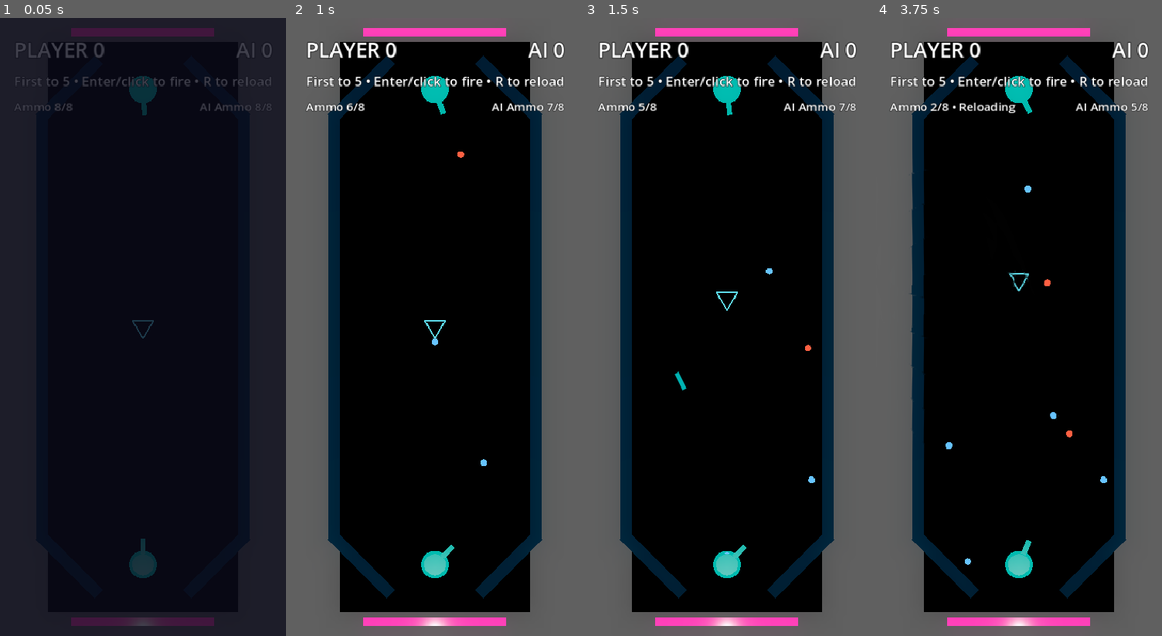
Above: before the commit, frames 1-4 (left to right).
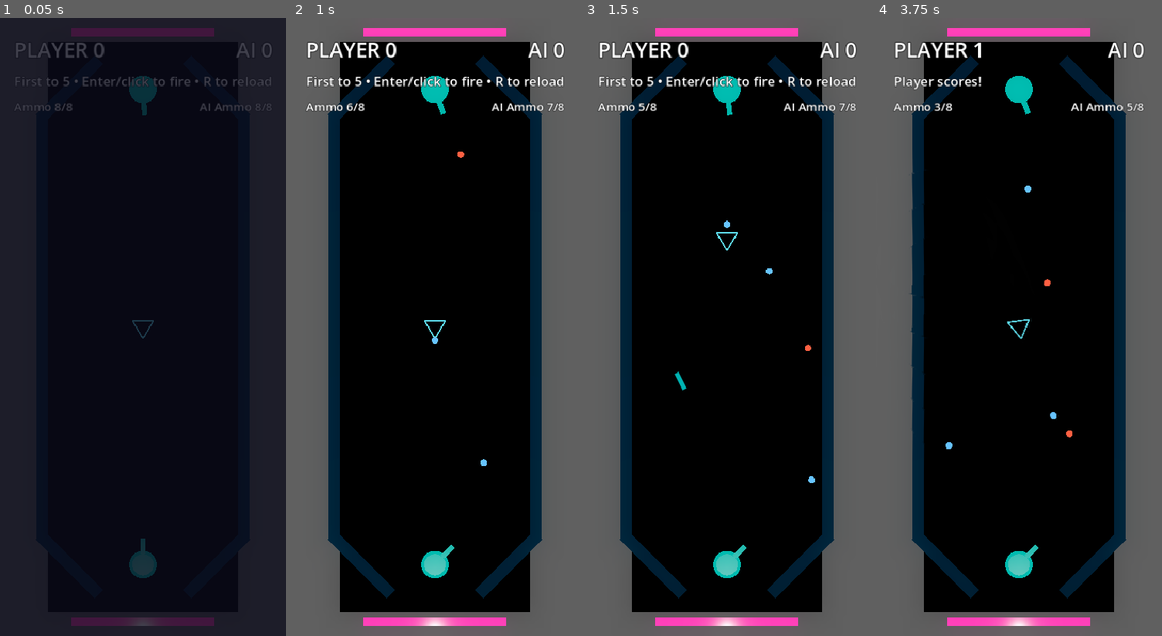
Above: after the commit, the same moments.

Repository: mchambers-mojang/sweet-vinegar-games
Game: Godot game, scene res://carom/scenes/carom_arena.tscn
Two runs of this game, one before a commit and one after it. Both use one fixed random seed, a clock stepped at 60 frames per second and the inputs below. This scene is started directly instead of the project's main scene.
Inputs (mouse positions are in pixels of both pictures, inside the frame that each line leads up to):
- Up to frame 1 (0.05 s): no input
- Up to frame 2 (1 s): tap Enter (ui_accept) at 0.5, 0.77 s; move the mouse to (497, 296) at 0.52 s; hold Right (ui_right) from 0.53 s (still down); hold Shift from 0.53 s (still down); click (497, 296) at 0.67 s
- Up to frame 3 (1.5 s): release Right (ui_right) at 1.25 s; release Shift at 1.25 s; tap Enter (ui_accept) at 1.25 s; drag from (669, 357) to (712, 450) at 1.27 s
- Up to frame 4 (3.75 s): tap Enter (ui_accept) at 2, 2.75, 3.5 s; move the mouse to (1047, 191) at 2.02 s; hold Right (ui_right) 2.03-2.75 s; tap Ctrl at 2.1 s; drag from (1004, 450) to (933, 234) at 2.77 s; move the mouse to (1104, 419) at 3.52 s; hold Left (ui_left) from 3.53 s (still down); tap R at 3.6 s

Frame 1 is identical in both runs. In frame 2, less than 0.1% of the frame differs, in the area x 46-54%, y 49-53%; in frame 3, 0.1%; in frame 4, 2.5%, in the area x 4-96%, y 3-89%.

Commit message:
fix: lower puck collision to ground level (Y=0 to 0.3)
Puck collision was floating at Y=0.25-0.55 while projectiles are at
Y=0-0.28. Everything should be on the ground plane. Now puck spans
Y=0 to Y=0.3, fully overlapping with projectile height.

Co-authored-by: Copilot <223556219+Copilot@users.noreply.github.com>

Diff:
--- a/carom/scenes/carom_puck.tscn
+++ b/carom/scenes/carom_puck.tscn
@@ -4,9 +4,9 @@
 
 ; Solid triangular prism — vertices of equilateral triangle (circumradius 0.5)
 ; Triangle in XZ plane: V1(0,_,0.5), V2(0.433,_,-0.25), V3(-0.433,_,-0.25)
-; Extruded from Y=0.25 to Y=0.55 (centered at Y=0.4)
+; Extruded from Y=0 to Y=0.3 (on the ground)
 [sub_resource type="ConvexPolygonShape3D" id="1"]
-points = PackedVector3Array(0, 0.25, 0.5, 0.433, 0.25, -0.25, -0.433, 0.25, -0.25, 0, 0.55, 0.5, 0.433, 0.55, -0.25, -0.433, 0.55, -0.25)
+points = PackedVector3Array(0, 0, 0.5, 0.433, 0, -0.25, -0.433, 0, -0.25, 0, 0.3, 0.5, 0.433, 0.3, -0.25, -0.433, 0.3, -0.25)
 
 ; Edge mesh — thin box matching edge length (0.866)
 [sub_resource type="BoxMesh" id="6"]
@@ -37,23 +37,23 @@
 [node name="Collision" type="CollisionShape3D" parent="."]
 shape = SubResource("1")
 
-; Edge V1-V2: midpoint (0.217, 0.4, 0.125), rotated 60 degrees
+; Edge V1-V2: midpoint (0.217, 0.15, 0.125), rotated 60 degrees
 [node name="Edge1Mesh" type="MeshInstance3D" parent="."]
-position = Vector3(0.217, 0.4, 0.125)
+position = Vector3(0.217, 0.15, 0.125)
 rotation = Vector3(0, 1.047, 0)
 mesh = SubResource("6")
 material_override = SubResource("7")
 
-; Edge V2-V3: midpoint (0, 0.4, -0.25), rotated 180 degrees
+; Edge V2-V3: midpoint (0, 0.15, -0.25), rotated 180 degrees
 [node name="Edge2Mesh" type="MeshInstance3D" parent="."]
-position = Vector3(0, 0.4, -0.25)
+position = Vector3(0, 0.15, -0.25)
 rotation = Vector3(0, 3.1416, 0)
 mesh = SubResource("6")
 material_override = SubResource("7")
 
-; Edge V3-V1: midpoint (-0.217, 0.4, 0.125), rotated -60 degrees
+; Edge V3-V1: midpoint (-0.217, 0.15, 0.125), rotated -60 degrees
 [node name="Edge3Mesh" type="MeshInstance3D" parent="."]
-position = Vector3(-0.217, 0.4, 0.125)
+position = Vector3(-0.217, 0.15, 0.125)
 rotation = Vector3(0, -1.047, 0)
 mesh = SubResource("6")
 material_override = SubResource("7")
--- a/carom/scripts/carom_puck.gd
+++ b/carom/scripts/carom_puck.gd
@@ -7,7 +7,7 @@
 @export var max_speed: float = 14.0
 @export var stall_nudge_force: float = 0.18
 @export var stall_speed_threshold: float = 1.8
-@export var reset_height: float = 0.4
+@export var reset_height: float = 0.0
 
 var _goal_targets: Array[Vector3] = []
 var _reset_position: Vector3 = Vector3.ZERO
